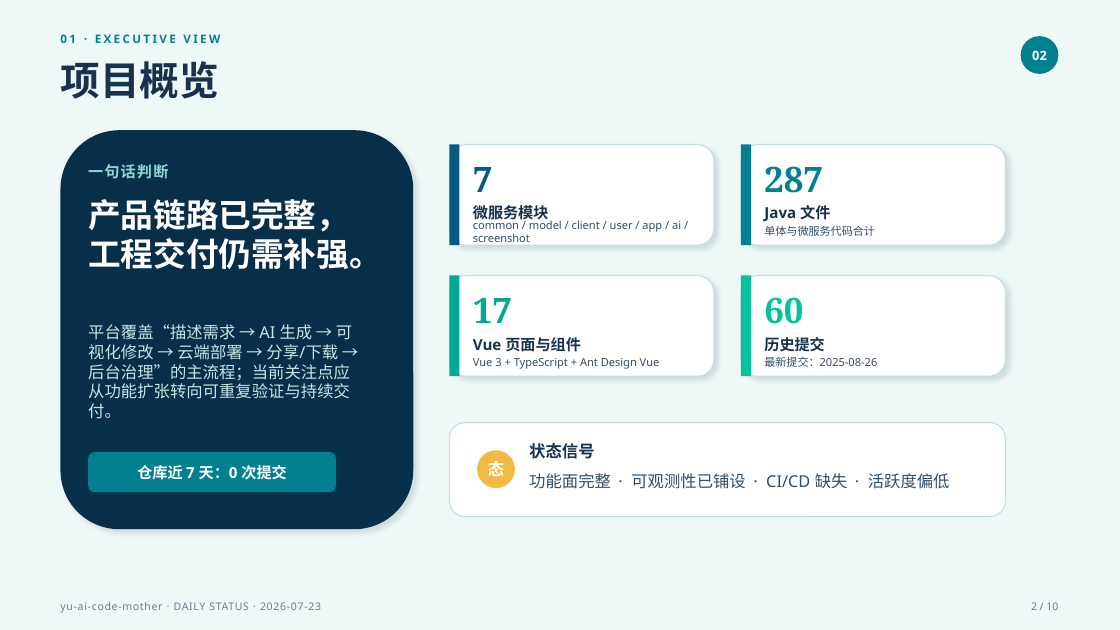
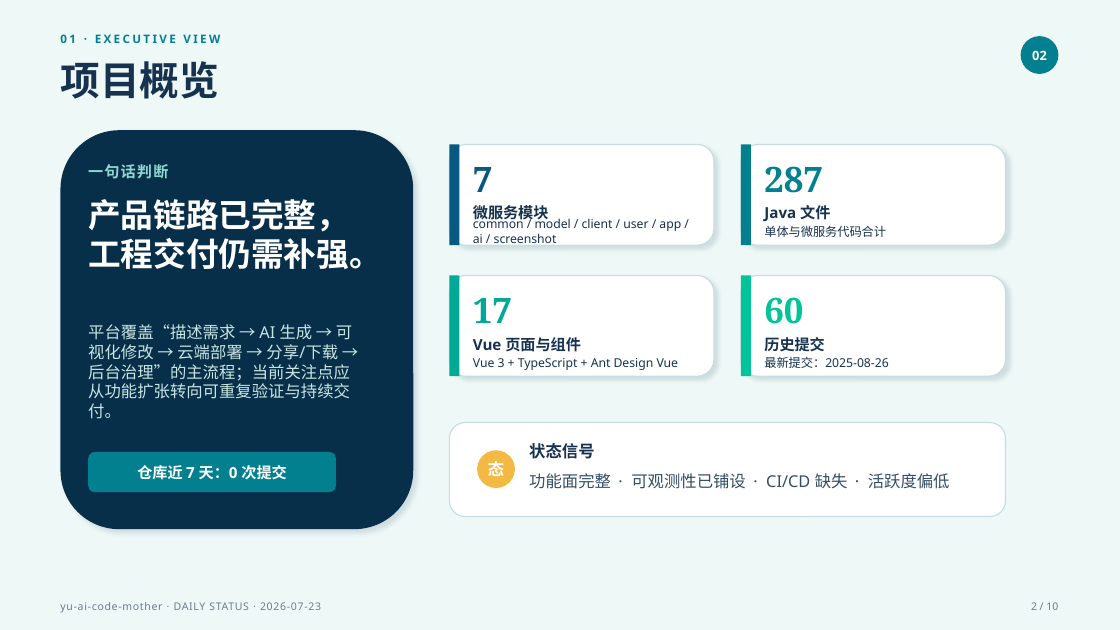
Before and after one commit to liyupi/yu-ai-code-mother, a slide deck: slide 2 of docs/reports/project-status-2026-07-23.pptx. Drawn at 1120x630 pixels with LibreOffice and Linux fonts; fonts in the diff are those of the drawing. Boxes give left, top, right and bottom in pixels: in the first picture for what was removed or moved away, otherwise in the second. Text is boxed around its words. In the diff, an @@ line names an element or a change of style, - is before the commit and + after.

```diff
--- a/docs/reports/project-status-2026-07-23.pptx
+++ b/docs/reports/project-status-2026-07-23.pptx
@@ size 9.5 to 10.5 pt, text colour #334E68 to #16324F in 4 elements at [473,217,681,243], [764,225,886,237], [473,358,679,370], [764,356,888,368] @@
```
Also in this commit, not shown: 7 other slides changed.
